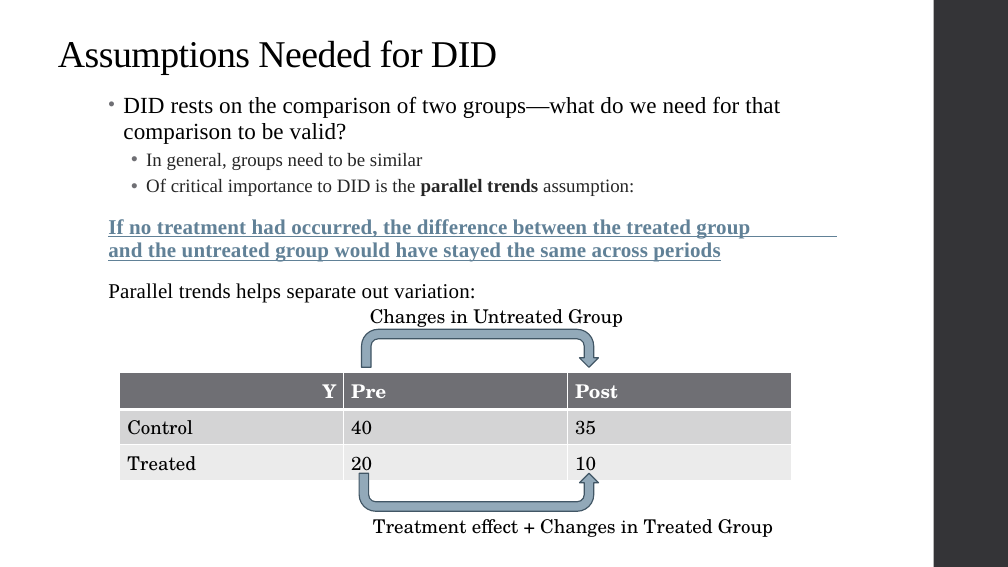
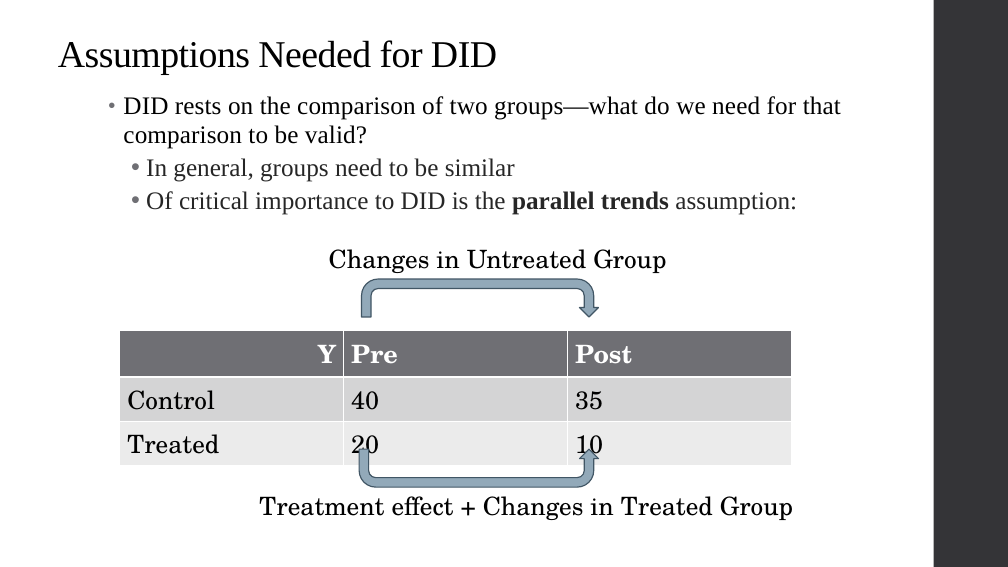
Before and after one commit to qiufei/fork-HAD5744, a slide deck: slide 29 of Lecture09_DifferenceinDifferences/Lecture9_DiD_2022F.pptx (slide 25 before the commit). Drawn at 1008x567 pixels with LibreOffice and Linux fonts; fonts in the diff are those of the drawing. Boxes give left, top, right and bottom in pixels: in the first picture for what was removed or moved away, otherwise in the second. Text is boxed around its words. In the diff, an @@ line names an element or a change of style, - is before the commit and + after.

```diff
--- a/Lecture09_DifferenceinDifferences/Lecture9_DiD_2022F.pptx
+++ b/Lecture09_DifferenceinDifferences/Lecture9_DiD_2022F.pptx
@@ text "DID rests on the comparison ..." at [123, 96, 841, 215]: size 22 to 24 pt in "DID rests on the comparison of two ..."; size 18 to 24 pt in "In general, groups need to be similar", "Of critical importance to DID is the ..." @@
@@ text at [108, 219, 750, 303]: paragraphs removed @@
-If no treatment had occurred, the difference between the treated group and the untreated group would have stayed the same across periods
-Parallel trends helps separate out variation:
@@ text "Changes in Untreated Group" at [329, 249, 666, 273]: size 18 to 24 pt @@
@@ text "Changes in Untreated Group": place and size @@
-text "Changes in Untreated Group" at [370, 309, 623, 330]
+text "Changes in Untreated Group" at [329, 249, 666, 273]
@@ uturn arrow: place and size @@
-uturn arrow at [361, 330, 598, 368]
+uturn arrow at [361, 279, 598, 317]
@@ table at [119, 330, 791, 465] @@
@@ size 18 to 24 pt @@
@@ table: place and size @@
-table at [119, 373, 791, 481]
+table at [119, 330, 791, 465]
@@ uturn arrow: place and size @@
-uturn arrow at [359, 473, 599, 511]
+uturn arrow at [359, 449, 599, 487]
@@ text "Treatment effect + Changes in ...": place and size @@
-text "Treatment effect + Changes in ..." at [373, 519, 773, 537]
+text "Treatment effect + Changes in ..." at [259, 496, 793, 520]
@@ text "Treatment effect + Changes in ..." at [259, 496, 793, 520]: size 18 to 24 pt @@
```
Also in this commit, not shown: 22 other slides changed, 7 slides added, 9 other files.
